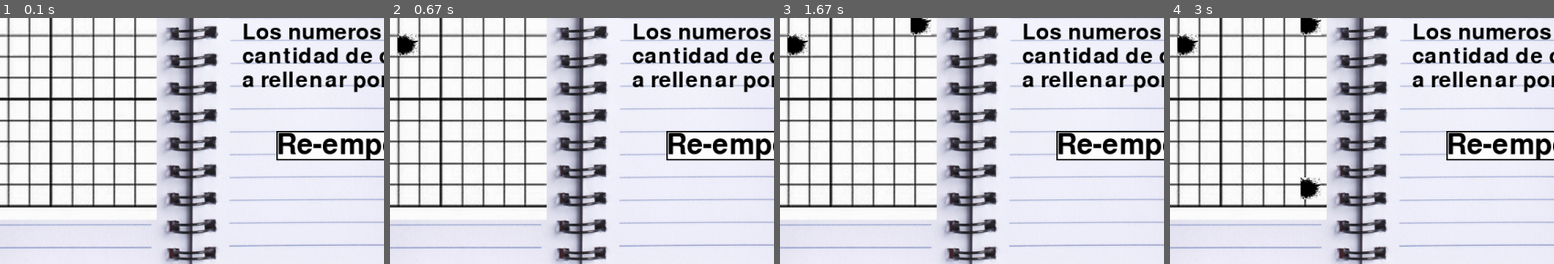
Above: before the commit, frames 1-4 (left to right).
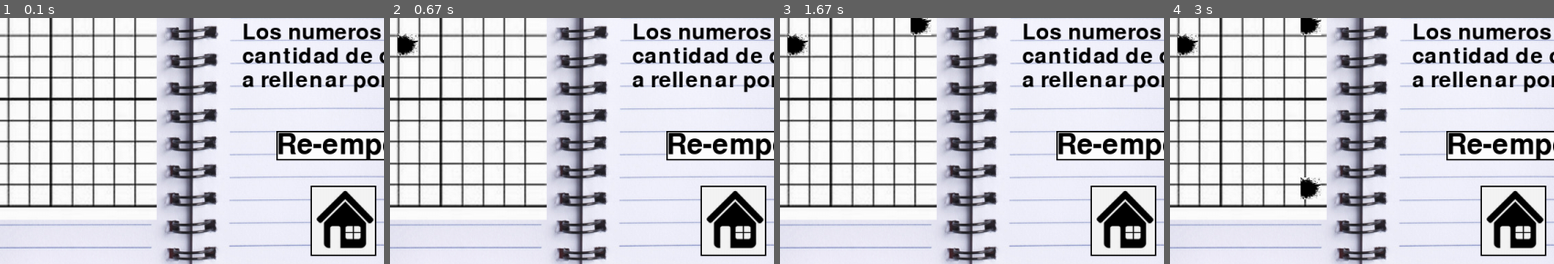
Above: after the commit, the same moments.

Repository: Blasetvrtumi/PdPygame
Game: pygame game, started from our_cozy_games/nonograma.py
The game is run twice, just before and just after one commit, with the same random seed, the same clock (stepped at 60 frames per second) and the same inputs.
Inputs (mouse positions are % of the whole screen's width and height, from its top left):
- Up to frame 1 (0.1 s): no input
- Up to frame 2 (0.67 s): press the mouse at (49, 58) at 0.37 s; move the mouse to (35, 55) at 0.47 s; release the mouse at (22, 52) at 0.6 s
- Up to frame 3 (1.67 s): click (40, 47) at 0.85 s; press the mouse at (40, 47) at 1.2 s; move the mouse to (27, 55) at 1.3 s; release the mouse at (14, 64) at 1.43 s
- Up to frame 4 (3 s): move the mouse to (40, 80) at 1.87 s; click (40, 80) at 2.22 s
The pictures show only the part of the screen within x 21-71%, y 44-94%; the shares and areas given below are measured in that part.

The runs differ from the first frame. In frame 1, 2.7% of the frame differs, in the area x 80-99%, y 68-98%; in frame 2, 2.7%; in frame 3, 2.7%; in frame 4, 2.7%.

Commit message:
Closes when house icon clicked

Diff:
--- a/our_cozy_games/nonograma.py
+++ b/our_cozy_games/nonograma.py
@@ -21,9 +21,12 @@
     instructions_3 = small_font.render('Los numeros indican la ', True, text_color, )
     instructions_4 = small_font.render('cantidad de cuadrados ', True, text_color, )
     instructions_5 = small_font.render('a rellenar por fila.', True, text_color, )
+    house = pygame.image.load(os.path.join(carpeta, 'house_icon.png')).convert()
+    house_button = house.get_rect()
+    house_button.topleft = (750, 600)
     completed = False
     level = 0
-    return background, board, finished, black_space, completed, level, text, instructions_1, instructions_2, instructions_3, instructions_4, instructions_5
+    return background, board, finished, black_space, completed, level, text, instructions_1, instructions_2, instructions_3, instructions_4, instructions_5, house, house_button
 
 def get_cords_with_x(x, y):
     if y < 348:
@@ -75,7 +78,6 @@
         text = big_font.render('Rehacer', True, text_color, bg_color)
     else:
         text = big_font.render('Re-empezar', True, text_color, bg_color)
-    text.get_rect()
     text_rect = text.get_rect()
     text_rect.topleft = (700, 520)
     return text, text_rect
@@ -103,7 +105,7 @@
     clock = pygame.time.Clock()   #Needed for fps
 
     #Get elements needed
-    background, board, finished, black_space, completed, level, text, instructions_1, instructions_2, instructions_3, instructions_4, instructions_5 = get_elements()
+    background, board, finished, black_space, completed, level, text, instructions_1, instructions_2, instructions_3, instructions_4, instructions_5, house, house_button = get_elements()
     pintado = []
     print(completed)
 
@@ -120,6 +122,9 @@
     screen.blit(botton_text, botton)
     pygame.draw.rect(screen, text_color, botton, 2)
 
+    screen.blit(house, house_button)
+    pygame.draw.rect(screen, text_color, house_button, 2)
+
     pygame.display.flip() #botones cords x = 650, y = 460 - 525
 
     #Game loop
@@ -133,7 +138,7 @@
                 pos = pygame.mouse.get_pos()
                 if not completed:
                     cords = pos_element(pos, level)
-                    print(cords)
+                    #print(cords)
                     if cords:
                         if cords not in pintado:
                             pintado.append(cords)
@@ -164,7 +169,8 @@
 
                 pygame.display.flip()
 
-
+                if house_button.collidepoint(pos):
+                    running = False
 
 
 if __name__ == '__main__':
Binary file added: our_cozy_games/static/src/house_icon.png
